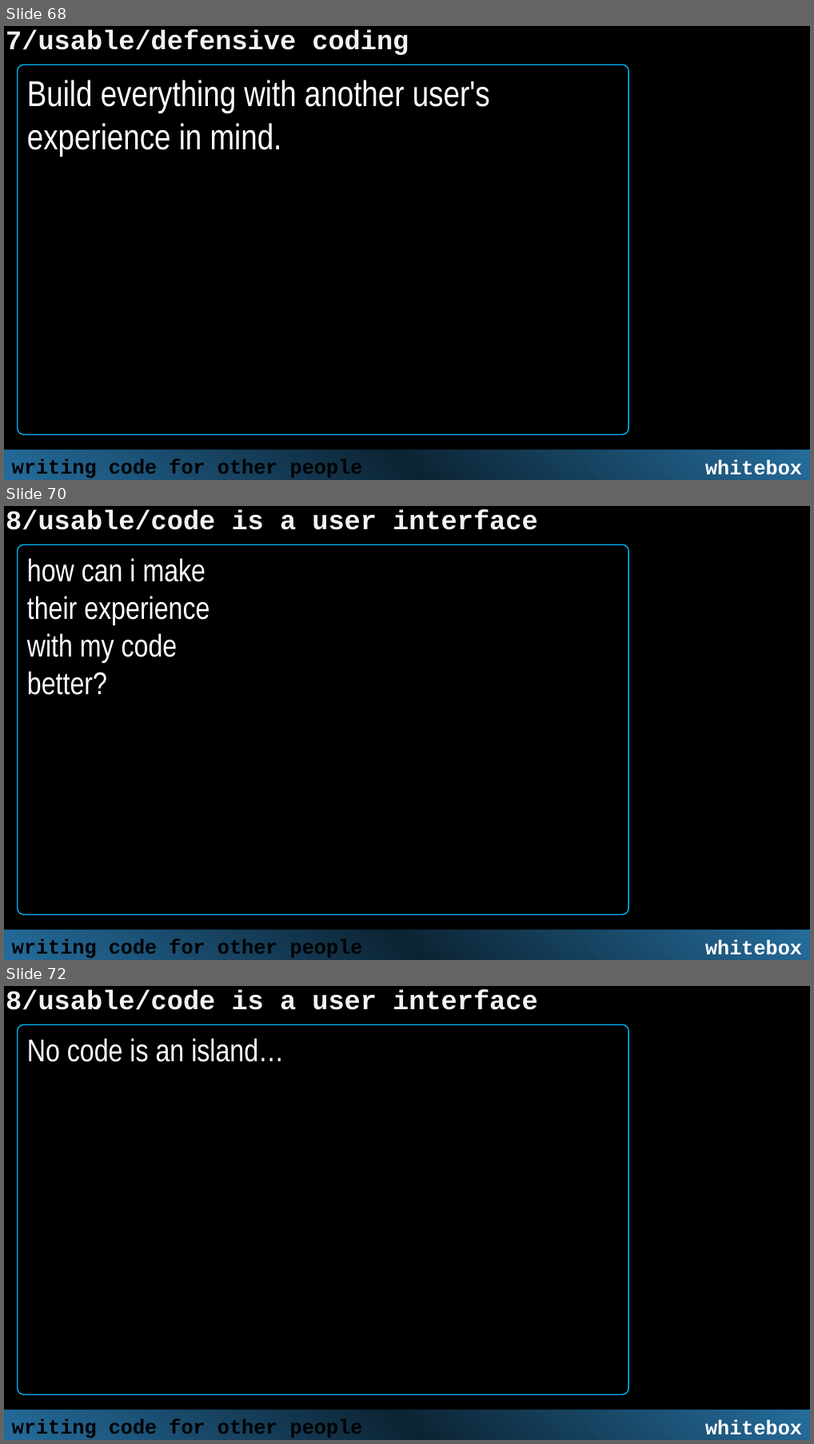
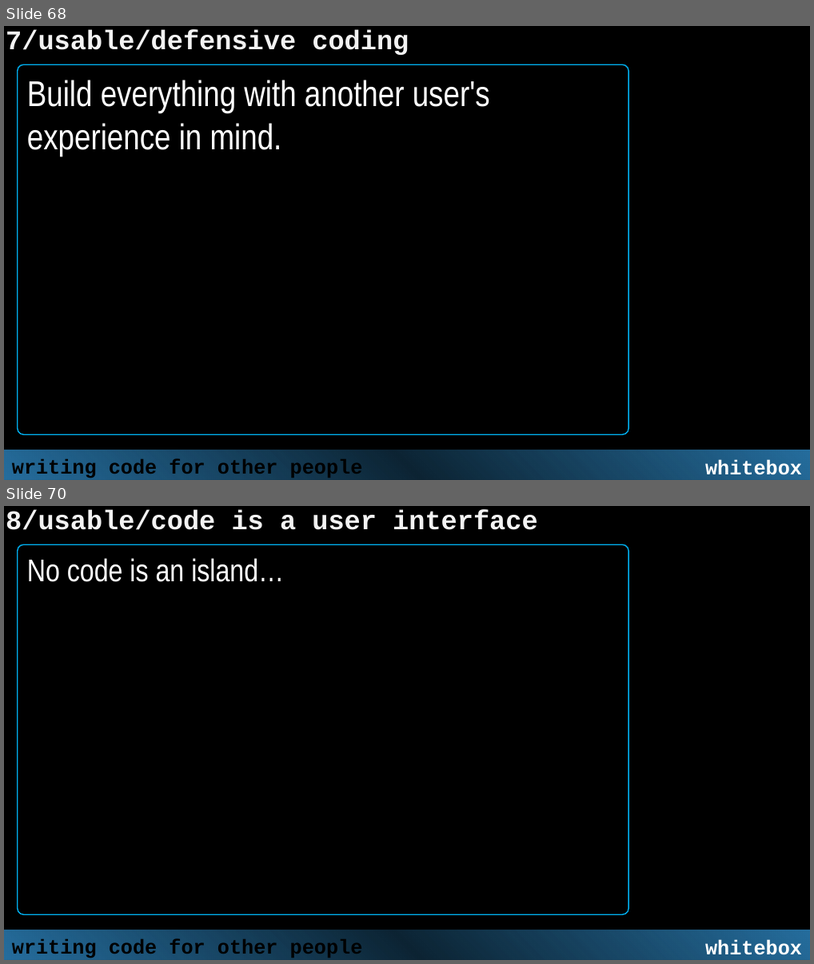
Before and after one commit to arei/talks, a slide deck: WritingCodeForOtherPeople/WritingCodeForOtherPeople.CCJS.pptx. Shown one above the other, each under a label of ours: slides 68, 70 and 72 before the commit, slides 68 and 70 after it; the slides between them are not shown. The pictures are 814x1444 and 814x964 pixels, drawn with LibreOffice and Linux fonts; fonts in the diff are those of the drawing; background and template pictures are left out. Boxes give left, top, right and bottom in pixels: in the first picture for what was removed or moved away, otherwise in the second. Text is boxed around its words. In the diff, an @@ line names an element or a change of style, - is before the commit and + after.

Commit message:
"Adds Writing Code for Other People"

```diff
--- a/WritingCodeForOtherPeople/WritingCodeForOtherPeople.CCJS.pptx
+++ b/WritingCodeForOtherPeople/WritingCodeForOtherPeople.CCJS.pptx
@@ slide 70 removed at bbox=[4, 506, 810, 960], background picture (left out) @@
@@ text removed at bbox=[6, 510, 538, 530] @@
-  8/usable/code is a user interface
@@ rounded rectangle removed at bbox=[18, 544, 629, 914] @@
-how can i make
-their experience
-with my code
-better?
@@ rectangle removed at bbox=[4, 929, 810, 960] @@
@@ text removed at bbox=[12, 939, 363, 958] @@
-writing code for other people
@@ text removed at bbox=[706, 940, 802, 955] @@
-whitebox
@@ what was slide 72 is now slide 70 @@
```
Also in this commit, not shown: 1 slide changed, 1 other slide removed, 3 other files.
